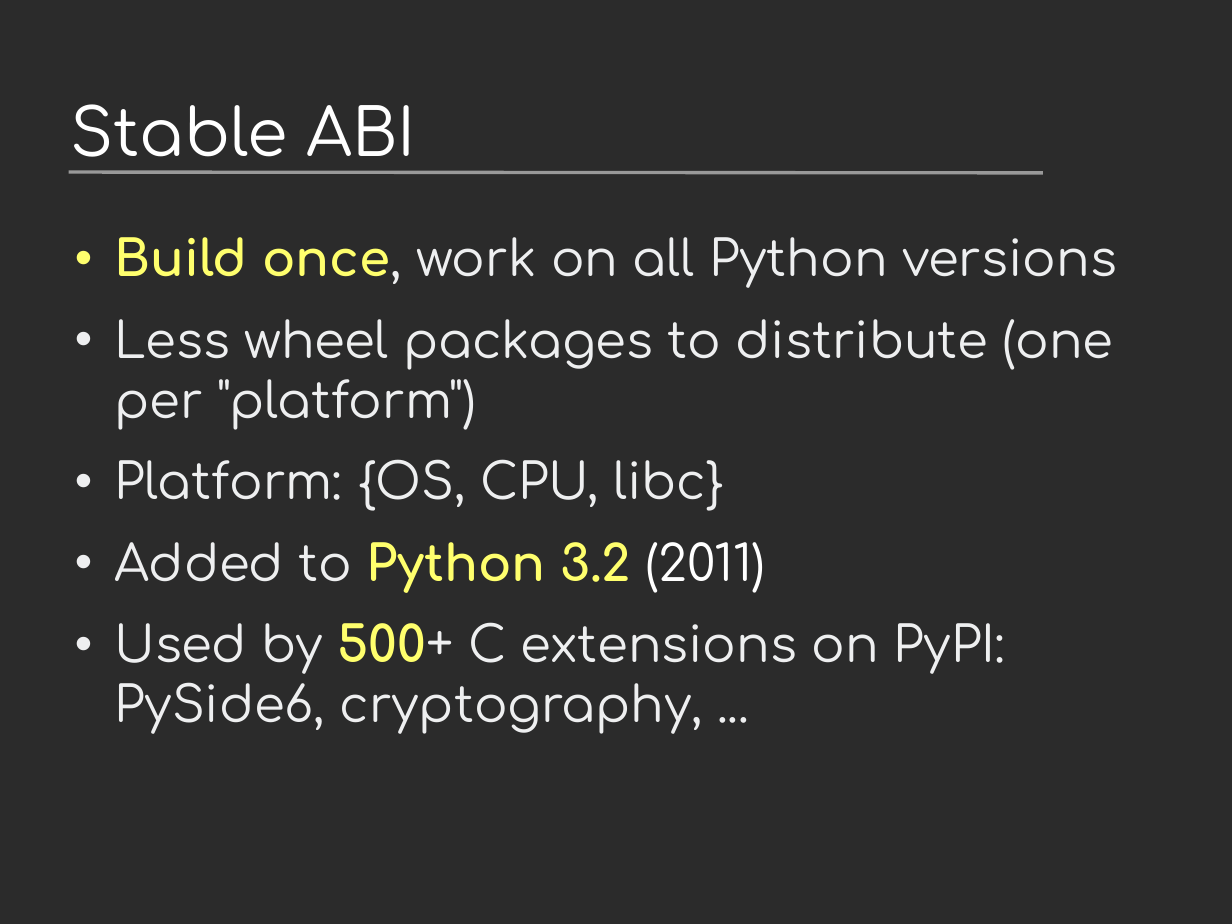
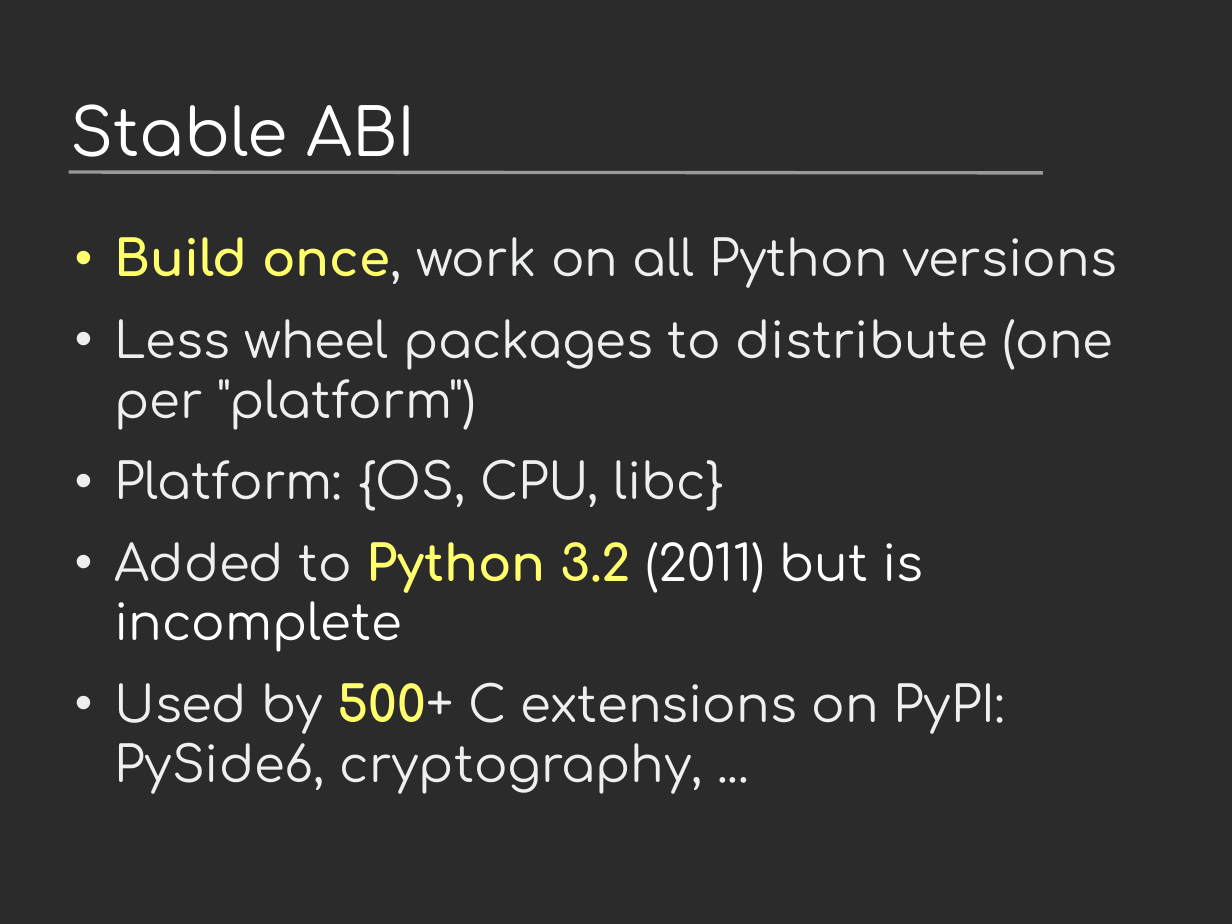
Before and after one commit to vstinner/talks, a slide deck: slide 5 of 2024-EuroPython/c-api.odp. Drawn at 1232x924 pixels with LibreOffice and Linux fonts; fonts in the diff are those of the drawing; background and template pictures are left out; a plain dark background stands for a picture behind light text. Boxes give left, top, right and bottom in pixels: in the first picture for what was removed or moved away, otherwise in the second. Text is boxed around its words. In the diff, an @@ line names an element or a change of style, - is before the commit and + after.

```diff
--- a/2024-EuroPython/c-api.odp
+++ b/2024-EuroPython/c-api.odp
@@ text at (114,542,924,652): text changed; text colour #FFFF6D to #FFFFFF @@
-• Added to Python 3.2 (2011)
+• Added to Python 3.2 (2011) but is incomplete
```
Also in this commit, not shown: 1 other slide changed, 2 slides added, 1 other file.
